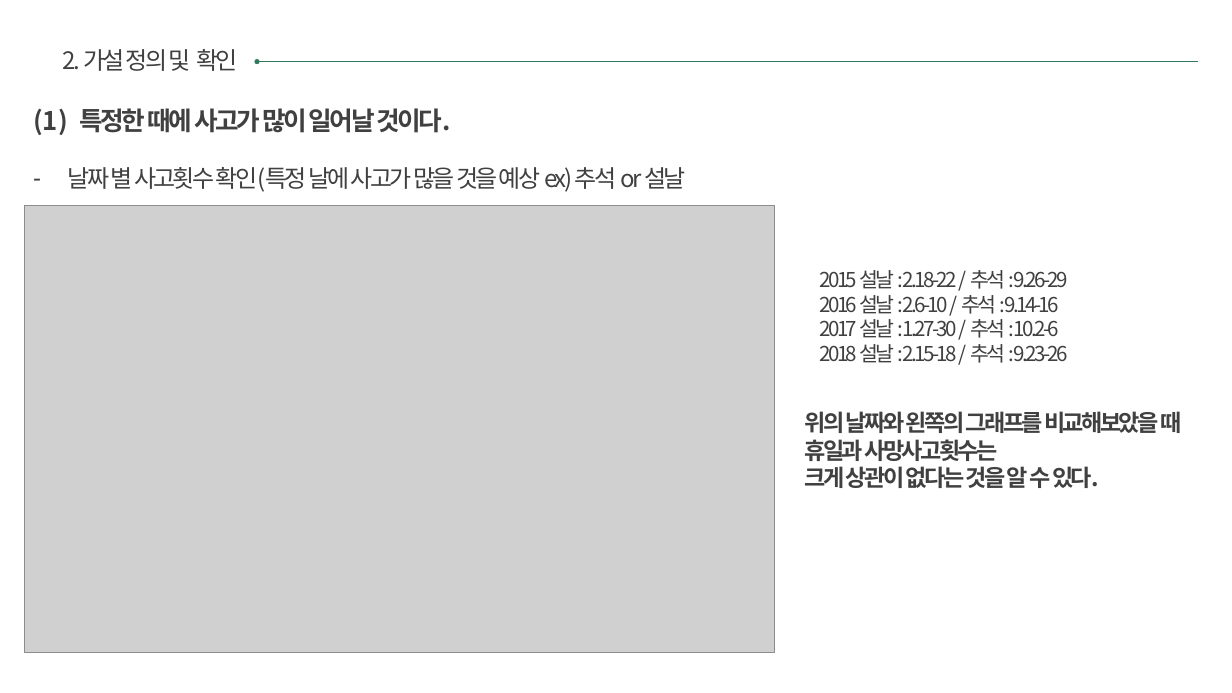
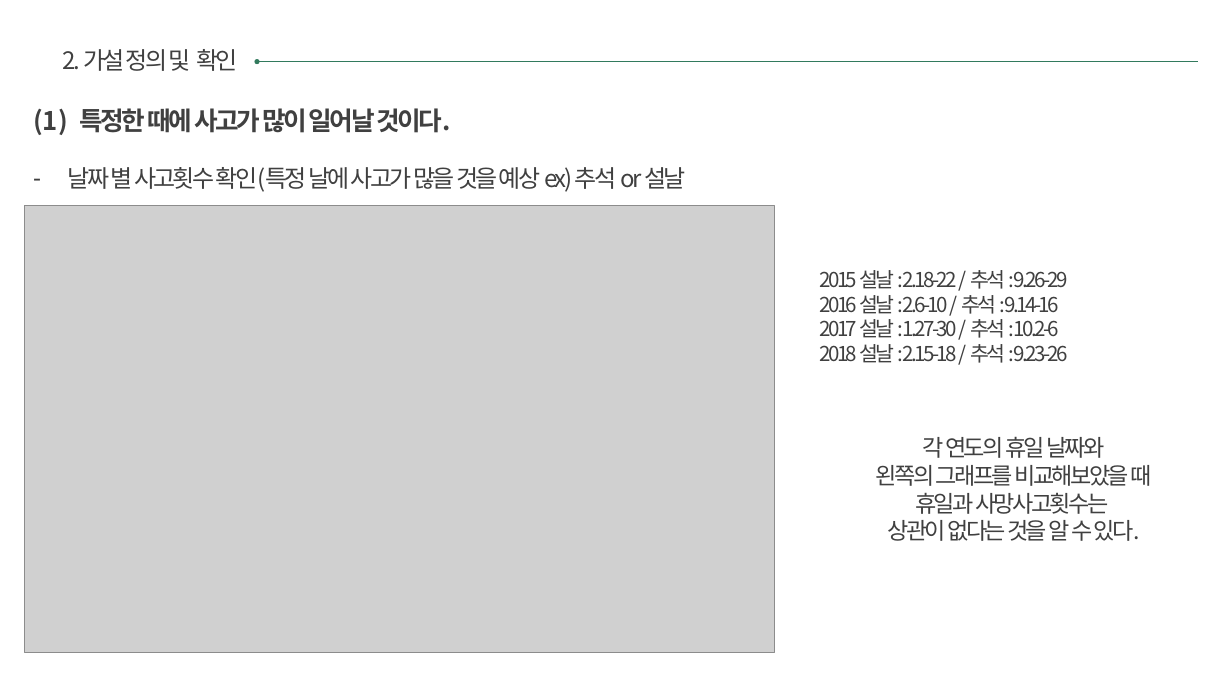
Before and after one commit to sunnight9507/4_2_-Data_Visualization, a slide deck: slide 5 of 교통사고/교통사고 데이터 분석.pptx. Drawn at 1232x693 pixels with LibreOffice and Linux fonts; fonts in the diff are those of the drawing; grey boxes stand for pictures. Boxes give left, top, right and bottom in pixels: in the first picture for what was removed or moved away, otherwise in the second. Text is boxed around its words. In the diff, an @@ line names an element or a change of style, - is before the commit and + after.

```diff
--- a/교통사고/교통사고 데이터 분석.pptx
+++ b/교통사고/교통사고 데이터 분석.pptx
@@ text at (876,436,1151,541): text changed; bold off @@
-위의 날짜와 왼쪽의 그래프를 비교해보았을 때 휴일과 사망사고횟수는
-크게 상관이 없다는 것을 알 수 있다.
+각 연도의 휴일 날짜와
+왼쪽의 그래프를 비교해보았을 때
+휴일과 사망사고횟수는
+상관이 없다는 것을 알 수 있다.
```
Also in this commit, not shown: 5 other slides changed, 2 slides added, 1 slide removed, 1 other file.
